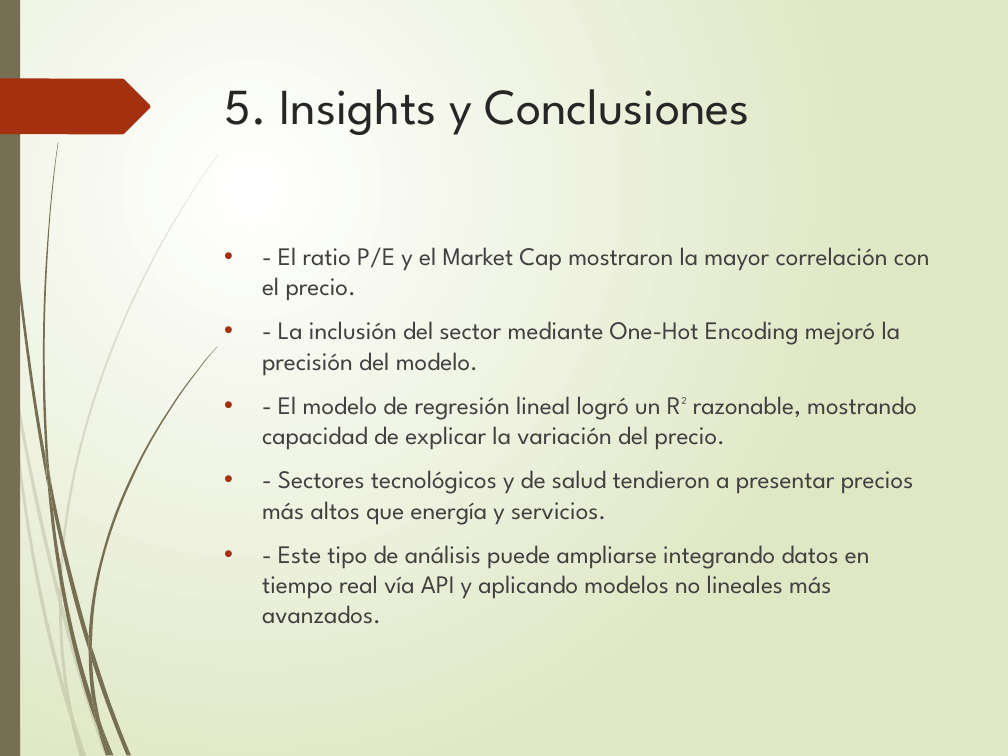
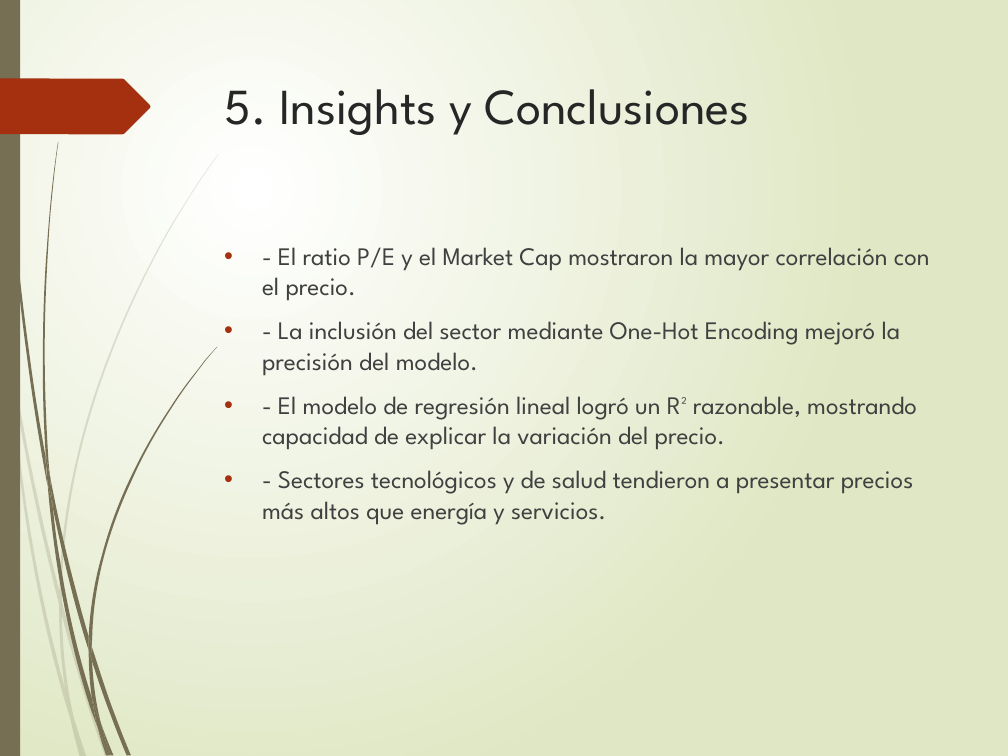
Before and after one commit to Mart1n2015/CODERHOUSE-DSII, a slide deck: slide 6 of Presentacion_Proyecto_DSII_Cerioli.pptx. Drawn at 1008x756 pixels with LibreOffice and Linux fonts; fonts in the diff are those of the drawing. Boxes give left, top, right and bottom in pixels: in the first picture for what was removed or moved away, otherwise in the second. Text is boxed around its words. In the diff, an @@ line names an element or a change of style, - is before the commit and + after.

```diff
--- a/Presentacion_Proyecto_DSII_Cerioli.pptx
+++ b/Presentacion_Proyecto_DSII_Cerioli.pptx
@@ text at <box>262,545,870,624</box>: paragraph removed @@
-• - Este tipo de análisis puede ampliarse integrando datos en tiempo real vía API y aplicando modelos no lineales más avanzados.
```
Also in this commit, not shown: 4 slides added.
